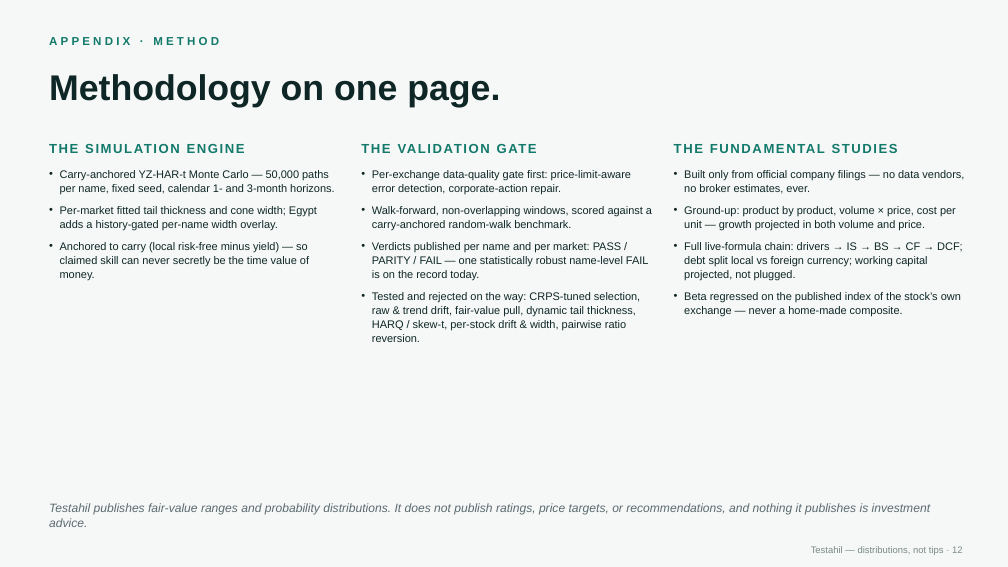
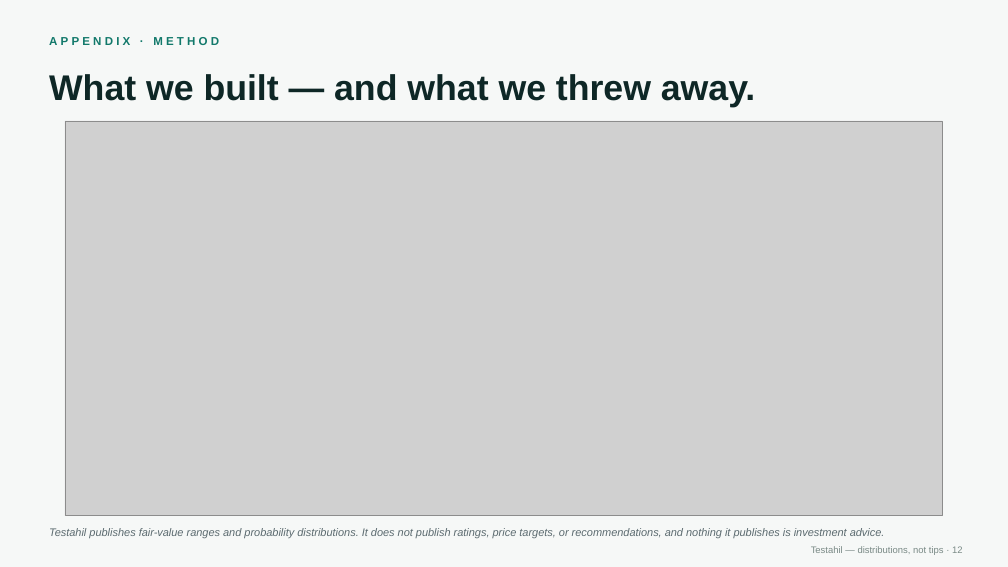
Before and after one commit to sherifomarsaleh/testahil, a slide deck: slide 12 of docs/partnership/Testahil_partnership_18_August_2026.pptx. Drawn at 1008x567 pixels with LibreOffice and Linux fonts; fonts in the diff are those of the drawing; grey boxes stand for pictures. Boxes give left, top, right and bottom in pixels: in the first picture for what was removed or moved away, otherwise in the second. Text is boxed around its words. In the diff, an @@ line names an element or a change of style, - is before the commit and + after.

```diff
--- a/docs/partnership/Testahil_partnership_18_August_2026.pptx
+++ b/docs/partnership/Testahil_partnership_18_August_2026.pptx
@@ text at box(49, 74, 755, 107): text changed @@
-Methodology on one page.
+What we built — and what we threw away.
@@ text removed at box(49, 136, 337, 160) @@
-THE SIMULATION ENGINE
@@ picture added at box(65, 121, 942, 516) @@
@@ text removed at box(361, 136, 649, 160) @@
-THE VALIDATION GATE
@@ text removed at box(674, 136, 961, 160) @@
-THE FUNDAMENTAL STUDIES
@@ text removed at box(60, 170, 334, 280) @@
-• Carry-anchored YZ-HAR-t Monte Carlo — 50,000 paths per name, fixed seed, calendar 1- and 3-month horizons.
-• Per-market fitted tail thickness and cone width; Egypt adds a history-gated per-name width overlay.
-• Anchored to carry (local risk-free minus yield) — so claimed skill can never secretly be the time value of money.
@@ text removed at box(372, 170, 652, 342) @@
-• Per-exchange data-quality gate first: price-limit-aware error detection, corporate-action repair.
-• Walk-forward, non-overlapping windows, scored against a carry-anchored random-walk benchmark.
-• Verdicts published per name and per market: PASS / PARITY / FAIL — one statistically robust name-level FAIL is on the record today.
-• Tested and rejected on the way: CRPS-tuned selection, raw & trend drift, fair-value pull, dynamic tail thickness, HARQ / skew-t, per-stock drift & width, pairwise ratio reversion.
@@ text removed at box(684, 170, 964, 316) @@
-• Built only from official company filings — no data vendors, no broker estimates, ever.
-• Ground-up: product by product, volume × price, cost per unit — growth projected in both volume and price.
-• Full live-formula chain: drivers → IS → BS → CF → DCF; debt split local vs foreign currency; working capital projected, not plugged.
-• Beta regressed on the published index of the stock’s own exchange — never a home-made composite.
@@ text "Testahil publishes fair-value ranges and ...": place and size @@
-text "Testahil publishes fair-value ranges and ..." at box(49, 503, 930, 527)
+text "Testahil publishes fair-value ranges and ..." at box(49, 528, 885, 538)
@@ text "Testahil publishes fair-value ranges and ..." at box(49, 528, 885, 538): size 11.5 to 10.5 pt @@
```
Also in this commit, not shown: 5 other slides changed.
